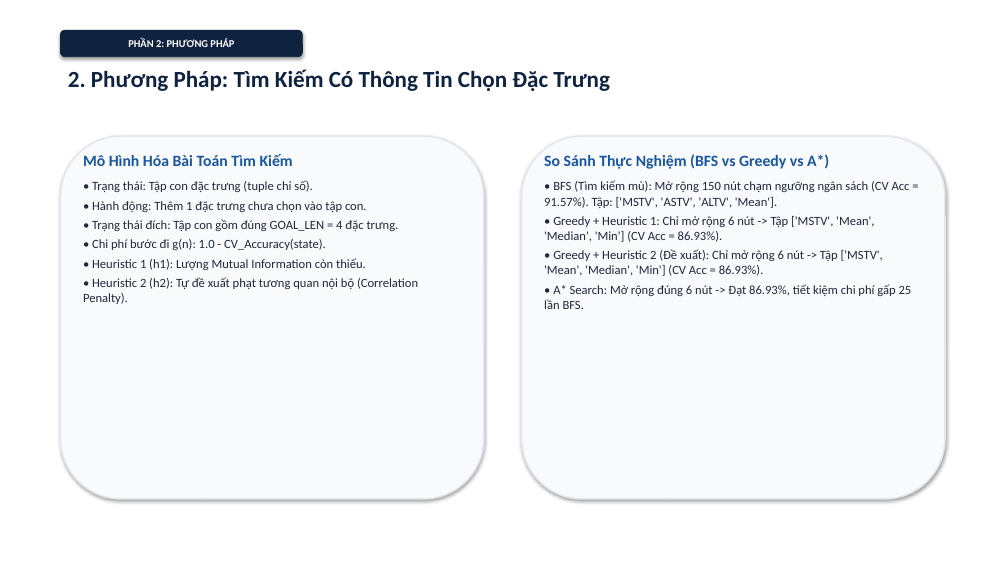
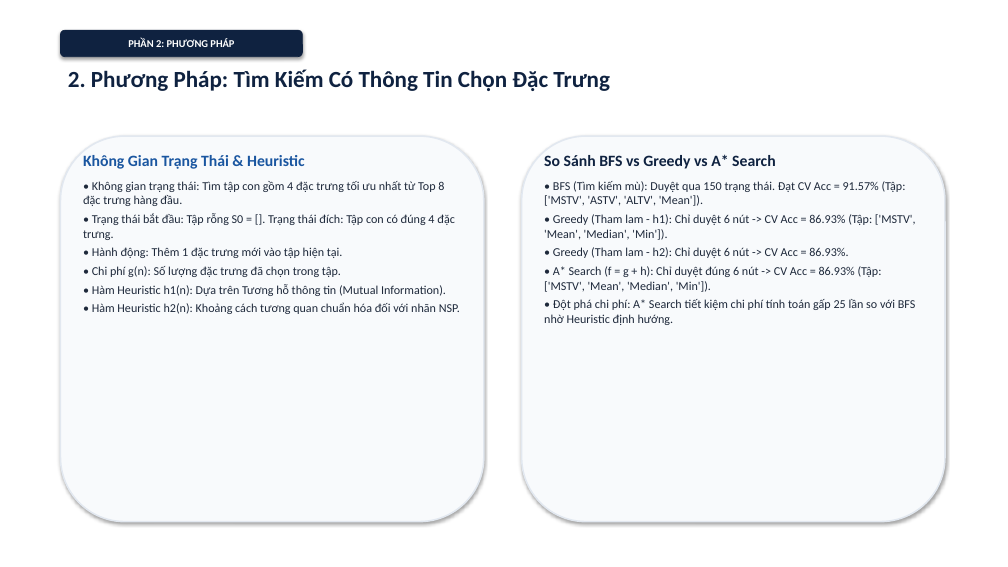
Before and after one commit to Escanor292/caimo, a slide deck: slide 7 of DT69_123000609_SlideThuyetTrinh.pptx. Drawn at 1008x567 pixels with LibreOffice and Linux fonts; fonts in the diff are those of the drawing. Boxes give left, top, right and bottom in pixels: in the first picture for what was removed or moved away, otherwise in the second. Text is boxed around its words. In the diff, an @@ line names an element or a change of style, - is before the commit and + after.

```diff
--- a/DT69_123000609_SlideThuyetTrinh.pptx
+++ b/DT69_123000609_SlideThuyetTrinh.pptx
@@ rounded rectangle resized from (x1=60, y1=136, x2=484, y2=499) to (x1=60, y1=136, x2=484, y2=522) @@
@@ rounded rectangle resized from (x1=522, y1=136, x2=945, y2=499) to (x1=522, y1=136, x2=945, y2=522) @@
@@ text at (x1=83, y1=155, x2=460, y2=314): text changed; size 12 to 11.5 pt @@
-Mô Hình Hóa Bài Toán Tìm Kiếm
-• Trạng thái: Tập con đặc trưng (tuple chỉ số).
-• Hành động: Thêm 1 đặc trưng chưa chọn vào tập con.
-• Trạng thái đích: Tập con gồm đúng GOAL_LEN = 4 đặc trưng.
-• Chi phí bước đi g(n): 1.0 - CV_Accuracy(state).
-• Heuristic 1 (h1): Lượng Mutual Information còn thiếu.
-• Heuristic 2 (h2): Tự đề xuất phạt tương quan nội bộ (Correlation Penalty).
+Không Gian Trạng Thái & Heuristic
+• Không gian trạng thái: Tìm tập con gồm 4 đặc trưng tối ưu nhất từ Top 8 đặc trưng hàng đầu.
+• Trạng thái bắt đầu: Tập rỗng S0 = []. Trạng thái đích: Tập con có đúng 4 đặc trưng.
+• Hành động: Thêm 1 đặc trưng mới vào tập hiện tại.
+• Chi phí g(n): Số lượng đặc trưng đã chọn trong tập.
+• Hàm Heuristic h1(n): Dựa trên Tương hỗ thông tin (Mutual Information).
+• Hàm Heuristic h2(n): Khoảng cách tương quan chuẩn hóa đối với nhãn NSP.
@@ text at (x1=544, y1=154, x2=916, y2=325): text changed; size 12 to 11.5 pt @@
-So Sánh Thực Nghiệm (BFS vs Greedy vs A*)
-• BFS (Tìm kiếm mù): Mở rộng 150 nút chạm ngưỡng ngân sách (CV Acc = 91.57%). Tập: ['MSTV', 'ASTV', 'ALTV', 'Mean'].
-• Greedy + Heuristic 1: Chỉ mở rộng 6 nút -> Tập ['MSTV', 'Mean', 'Median', 'Min'] (CV Acc = 86.93%).
-• Greedy + Heuristic 2 (Đề xuất): Chỉ mở rộng 6 nút -> Tập ['MSTV', 'Mean', 'Median', 'Min'] (CV Acc = 86.93%).
-• A* Search: Mở rộng đúng 6 nút -> Đạt 86.93%, tiết kiệm chi phí gấp 25 lần BFS.
+So Sánh BFS vs Greedy vs A* Search
+• BFS (Tìm kiếm mù): Duyệt qua 150 trạng thái. Đạt CV Acc = 91.57% (Tập: ['MSTV', 'ASTV', 'ALTV', 'Mean']).
+• Greedy (Tham lam - h1): Chỉ duyệt 6 nút -> CV Acc = 86.93% (Tập: ['MSTV', 'Mean', 'Median', 'Min']).
+• Greedy (Tham lam - h2): Chỉ duyệt 6 nút -> CV Acc = 86.93%.
+• A* Search (f = g + h): Chỉ duyệt đúng 6 nút -> CV Acc = 86.93% (Tập: ['MSTV', 'Mean', 'Median', 'Min']).
+• Đột phá chi phí: A* Search tiết kiệm chi phí tính toán gấp 25 lần so với BFS nhờ Heuristic định hướng.
```
Also in this commit, not shown: 10 other slides changed, 3 slides added, 3 slides removed, 11 other files.
